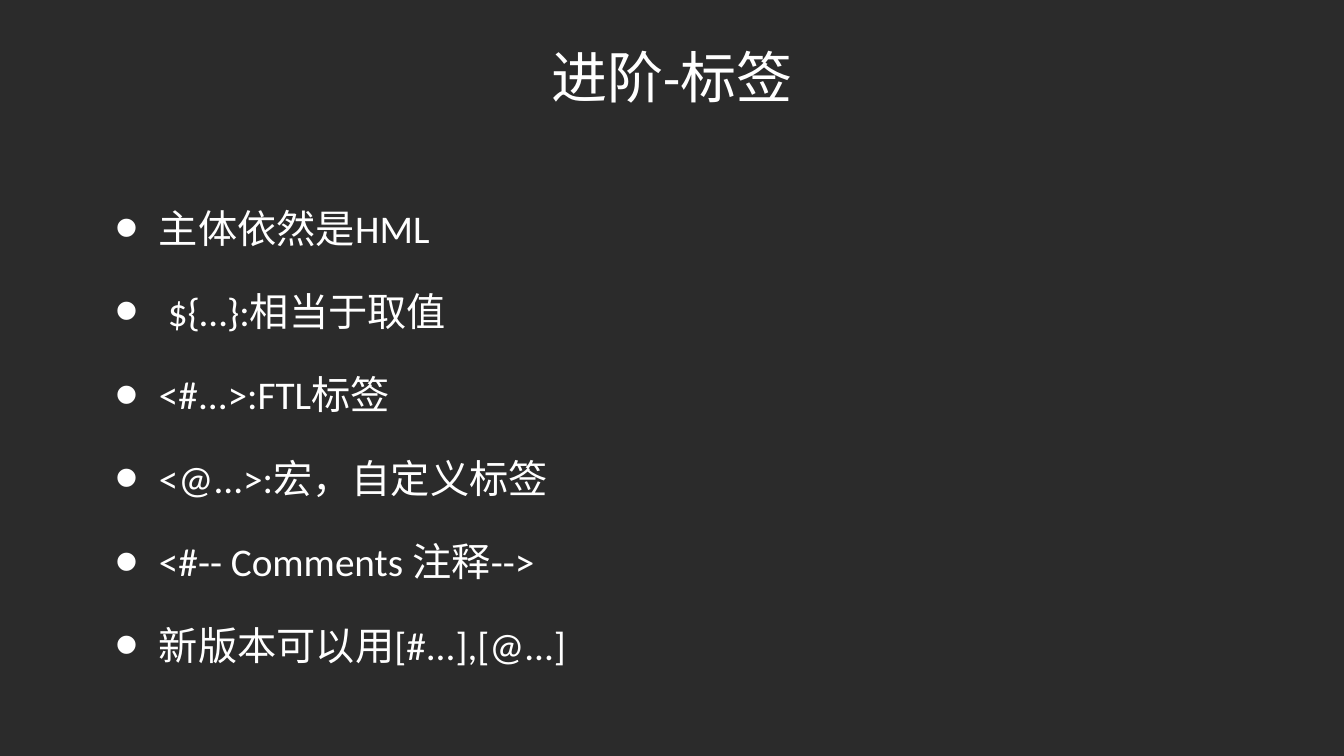
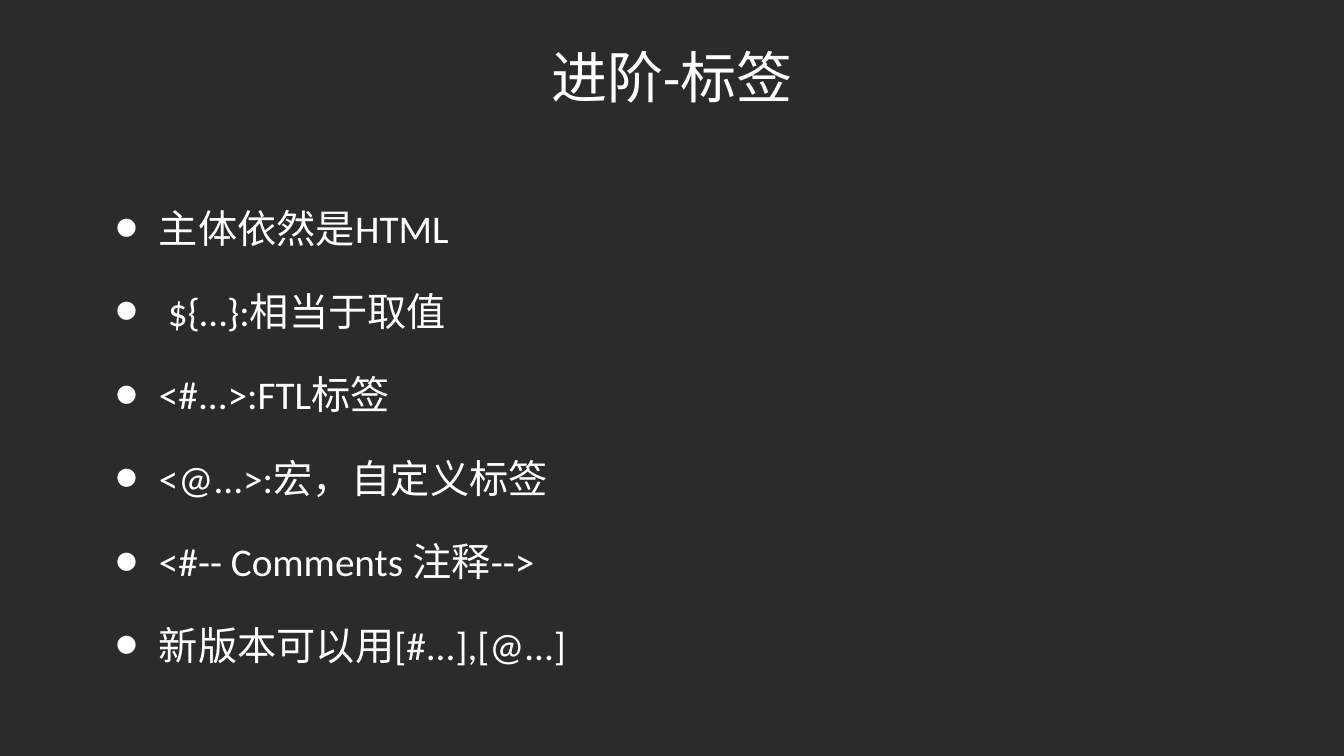
Before and after one commit to shurrik/framework-training, a slide deck: slide 14 of freemarker/FreeMarker培训.ppt. Drawn at 1344x756 pixels with LibreOffice and Linux fonts; fonts in the diff are those of the drawing; background and template pictures are left out; a plain dark background stands for a picture behind light text. Boxes give left, top, right and bottom in pixels: in the first picture for what was removed or moved away, otherwise in the second. Text is boxed around its words. In the diff, an @@ line names an element or a change of style, - is before the commit and + after.

```diff
--- a/freemarker/FreeMarker培训.ppt
+++ b/freemarker/FreeMarker培训.ppt
@@ text at (159,210,449,246): text changed @@
-• 主体依然是HML
+• 主体依然是HTML
```
Also in this commit, not shown: 5 other slides changed, 1 other file.
